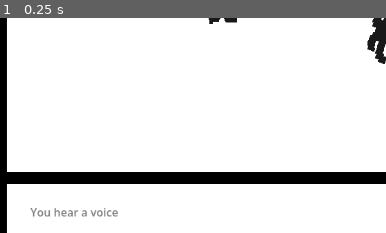
Above: before the commit, frame 1.
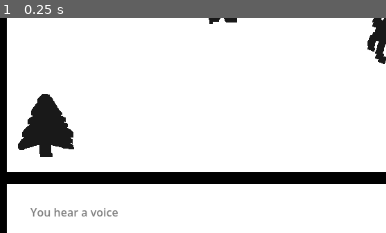
Above: after the commit, the same moment.

Repository: nqpz/ngj-2026
Game: Godot game, scene res://node_2d.tscn
The game is run twice, just before and just after one commit, with the same random seed, the same clock (stepped at 60 frames per second) and the same inputs.
Inputs:
- Up to frame 1 (0.25 s): no input
The pictures show only the part of the screen within x 0-50%, y 48-98%; the shares and areas given below are measured in that part.

The runs differ from the first frame. In frame 1, 2.5% of the frame differs, in the area x 4-20%, y 35-65%.

Commit message:
Add tree

Diff:
--- a/node_2d.tscn
+++ b/node_2d.tscn
@@ -5,6 +5,7 @@
 [ext_resource type="PackedScene" uid="uid://bcf40j7bpx3ka" path="res://Prompt.tscn" id="3_epypp"]
 [ext_resource type="Texture2D" uid="uid://wubijvlt275m" path="res://Drawings/dog.png" id="5_d21ai"]
 [ext_resource type="Texture2D" uid="uid://tderinhih3wo" path="res://Drawings/bearded_man.png" id="6_kdubu"]
+[ext_resource type="Texture2D" uid="uid://b3k6b2a3clu4q" path="res://Drawings/tree.png" id="7_d21ai"]
 [ext_resource type="Texture2D" uid="uid://heoh7w1kcvkf" path="res://Drawings/woman.png" id="9_ir8iy"]
 
 [node name="Node2D" type="Node2D" unique_id=1876203803]
@@ -38,4 +39,8 @@
 position = Vector2(766, 265)
 image = ExtResource("6_kdubu")
 
+[node name="Tree" parent="Drawings" unique_id=1134631513 instance=ExtResource("2_0e48y")]
+position = Vector2(92, 470)
+image = ExtResource("7_d21ai")
+
 [connection signal="timeout" from="Background/FadeOutTimer" to="Background" method="darken"]
Binary file added: Drawings/tree.png
Not shown, added: Drawings/tree.png.import
